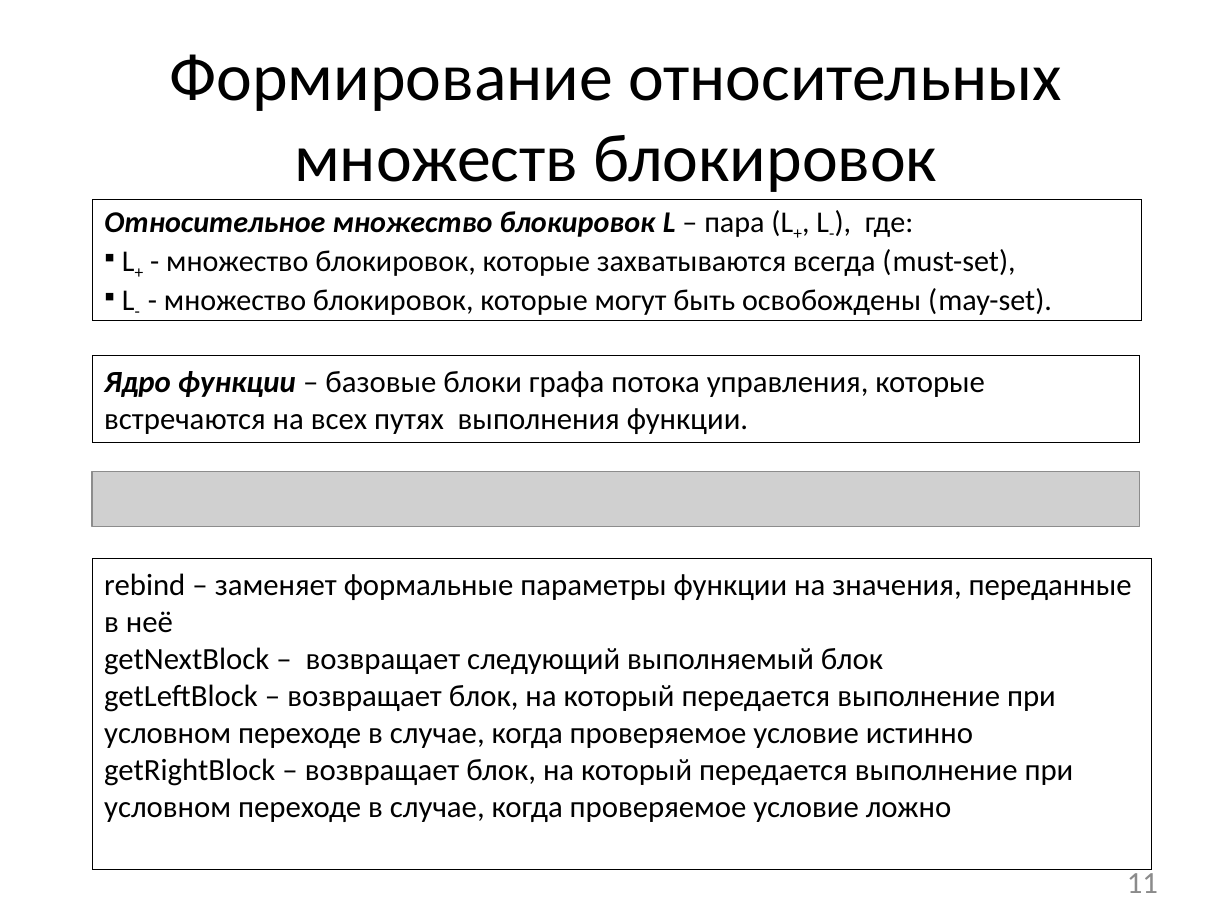
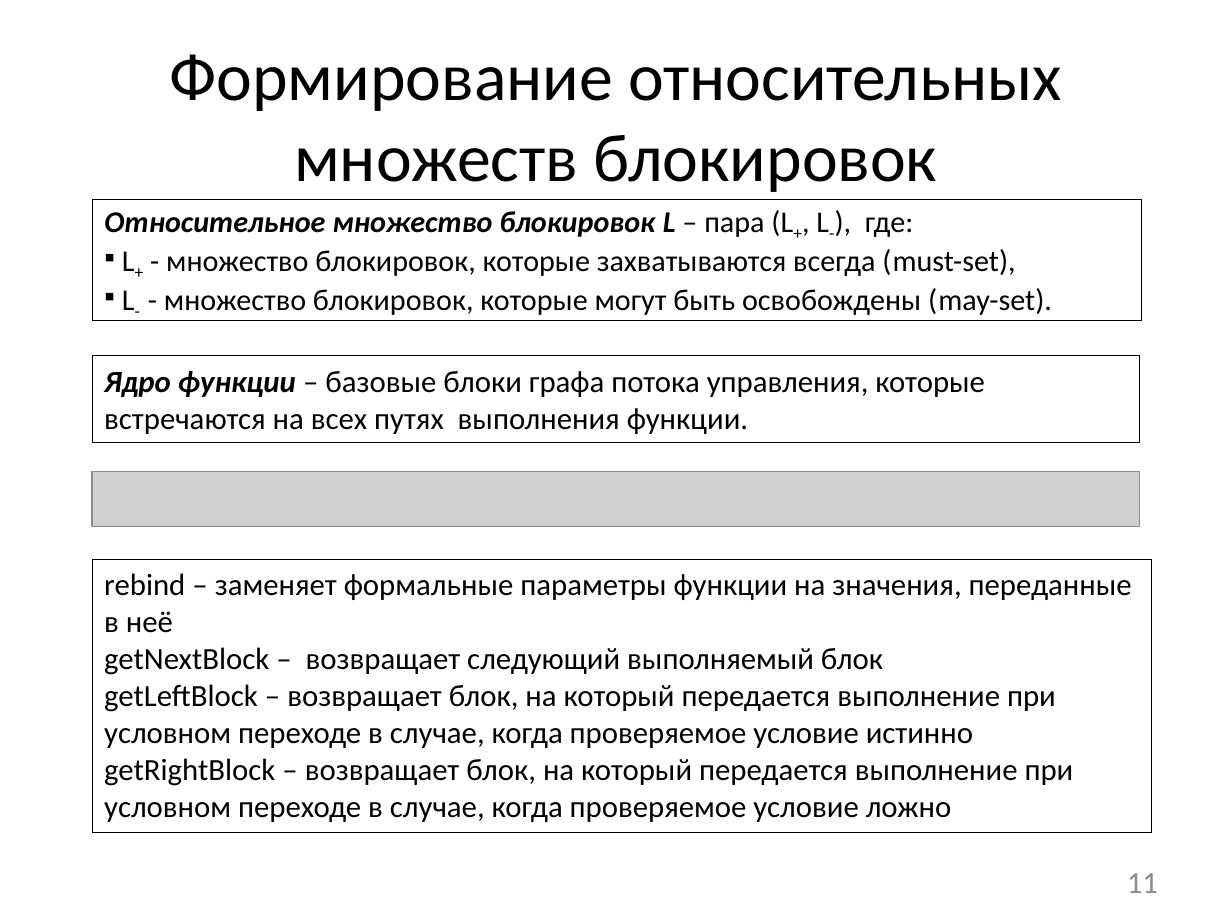
Before and after one commit to afrolovskiy/diplom, a slide deck: slide 11 of presentations/diplom/static race detection.pptx. Drawn at 1232x924 pixels with LibreOffice and Linux fonts; fonts in the diff are those of the drawing; grey boxes stand for pictures. Boxes give left, top, right and bottom in pixels: in the first picture for what was removed or moved away, otherwise in the second. Text is boxed around its words. In the diff, an @@ line names an element or a change of style, - is before the commit and + after.

```diff
--- a/presentations/diplom/static race detection.pptx
+++ b/presentations/diplom/static race detection.pptx
@@ rectangle "rebind – заменяет формальные параметры ...": place and size @@
-rectangle "rebind – заменяет формальные параметры ..." at (92, 559, 1152, 870)
+rectangle "rebind – заменяет формальные параметры ..." at (92, 559, 1152, 833)
```
Also in this commit, not shown: 1 other slide changed, 2 slides added, 2 other files.
